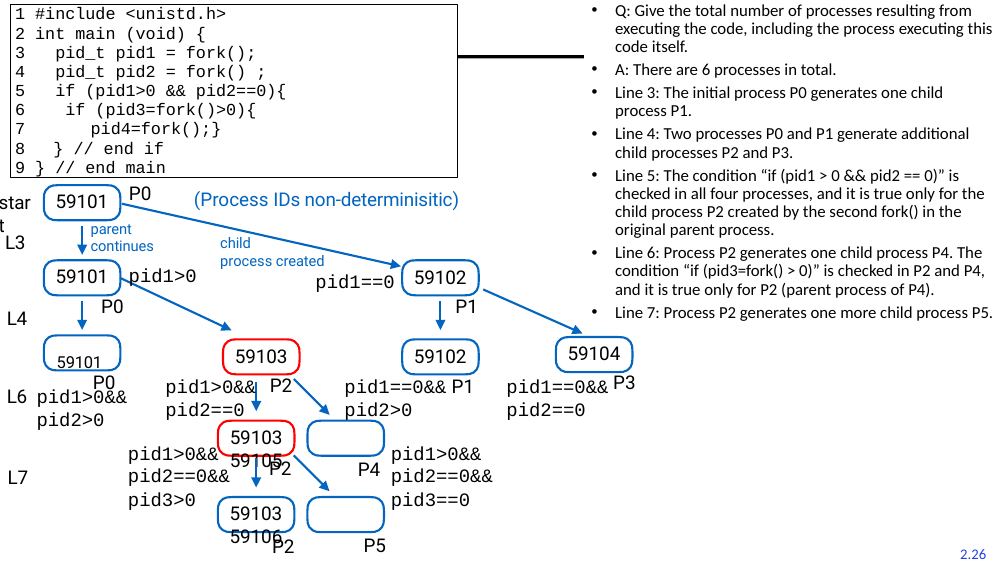
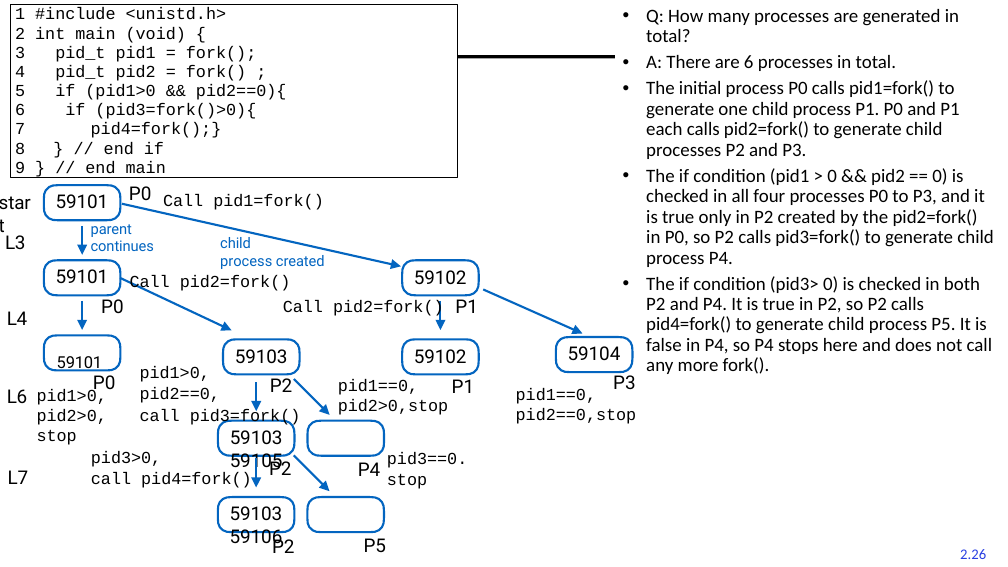
Before and after one commit to guhofstra/CSC256Fa25, a slide deck: slide 26 of PPTs/L2-Processes Threads.pptx. Drawn at 1008x567 pixels with LibreOffice and Linux fonts; fonts in the diff are those of the drawing. Boxes give left, top, right and bottom in pixels: in the first picture for what was removed or moved away, otherwise in the second. Text is boxed around its words. In the diff, an @@ line names an element or a change of style, - is before the commit and + after.

```diff
--- a/PPTs/L2-Processes Threads.pptx
+++ b/PPTs/L2-Processes Threads.pptx
@@ text "Q: How many processes are ..." moved from (x1=615, y1=4, x2=993, y2=321) to (x1=646, y1=9, x2=993, y2=374) @@
@@ text at (x1=646, y1=9, x2=959, y2=42): text changed; size 16 to 18 pt @@
-• Q: Give the total number of processes resulting from executing the code, including the process executing this code itself.
+• Q: How many processes are generated in total?
@@ text at (x1=646, y1=55, x2=896, y2=71): size 16 to 18 pt in "A: There are 6 processes in total." @@
@@ text at (x1=646, y1=80, x2=993, y2=374): text changed; size 16 to 18 pt @@
-• Line 3: The initial process P0 generates one child process P1.
-• Line 4: Two processes P0 and P1 generate additional child processes P2 and P3.
-• Line 5: The condition “if (pid1 > 0 && pid2 == 0)” is checked in all four processes, and it is true only for the child process P2 created by the second fork() in the original parent process.
-• Line 6: Process P2 generates one child process P4. The condition “if (pid3=fork() > 0)” is checked in P2 and P4, and it is true only for P2 (parent process of P4).
-• Line 7: Process P2 generates one more child process P5.
+• The initial process P0 calls pid1=fork() to generate one child process P1. P0 and P1 each calls pid2=fork() to generate child processes P2 and P3.
+• The if condition (pid1 > 0 && pid2 == 0) is checked in all four processes P0 to P3, and it is true only in P2 created by the pid2=fork() in P0, so P2 calls pid3=fork() to generate child process P4.
+• The if condition (pid3> 0) is checked in both P2 and P4. It is true in P2, so P2 calls pid4=fork() to generate child process P5. It is false in P4, so P4 stops here and does not call any more fork().
@@ text added at (x1=163, y1=194, x2=324, y2=210), 16 pt, text #000000 @@
+Call pid1=fork()
@@ text removed at (x1=194, y1=191, x2=459, y2=210) @@
-(Process IDs non-determinisitic)
@@ text at (x1=130, y1=275, x2=291, y2=292): text changed; size 18 to 16 pt @@
-pid1>0
+Call pid2=fork()
@@ text removed at (x1=315, y1=275, x2=394, y2=292) @@
-pid1==0
@@ text added at (x1=283, y1=300, x2=444, y2=318), 16 pt, text #000000 @@
+Call pid2=fork()
@@ freeform shape at (x1=223, y1=340, x2=299, y2=374): outline #FF0000 2 pt to #0365C0 2 pt @@
@@ text at (x1=37, y1=388, x2=107, y2=445): text changed; size 18 to 16 pt @@
-pid1>0&& pid2>0
+pid1>0, pid2>0, stop
@@ text at (x1=140, y1=366, x2=301, y2=426): text changed; size 18 to 16 pt @@
-pid1>0&& pid2==0
+pid1>0,
+pid2==0,
+call pid3=fork()
@@ text at (x1=338, y1=379, x2=449, y2=415): text changed; size 18 to 16 pt @@
-pid1==0&& pid2>0
+pid1==0, pid2>0,stop
@@ text at (x1=516, y1=388, x2=637, y2=424): text changed; size 18 to 16 pt @@
-pid1==0&& pid2==0
+pid1==0, pid2==0,stop
@@ freeform shape at (x1=218, y1=420, x2=294, y2=455): outline #FF0000 2 pt to #0365C0 2 pt @@
@@ text at (x1=91, y1=451, x2=252, y2=488): text changed; size 18 to 16 pt @@
-pid1>0&& pid2==0&&
-pid3>0
+pid3>0,
+call pid4=fork()
@@ text at (x1=387, y1=452, x2=467, y2=489): text changed; size 18 to 16 pt @@
-pid1>0&& pid2==0&&
-pid3==0
+pid3==0.
+stop
```
Also in this commit, not shown: 10 other slides changed, 1 slide removed, 11 other files.
